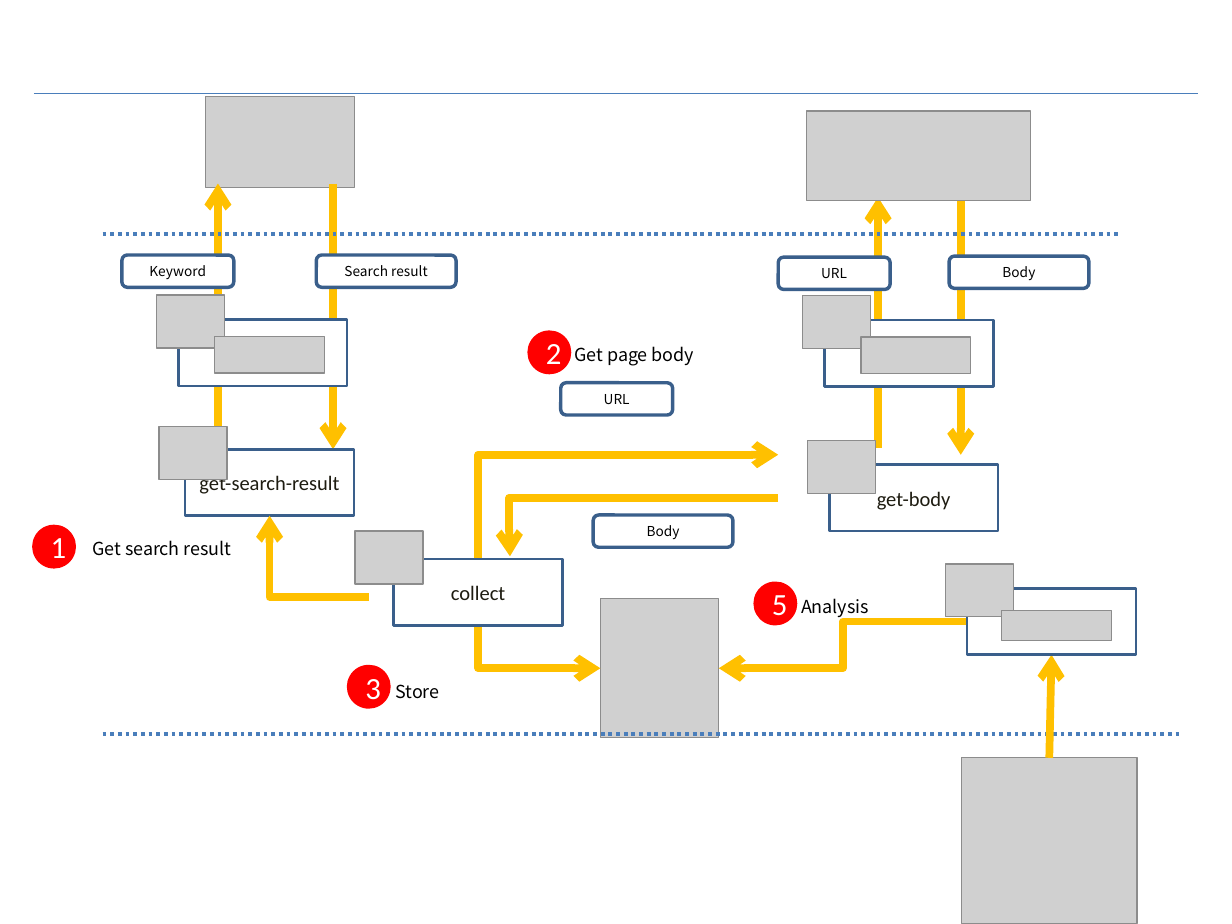
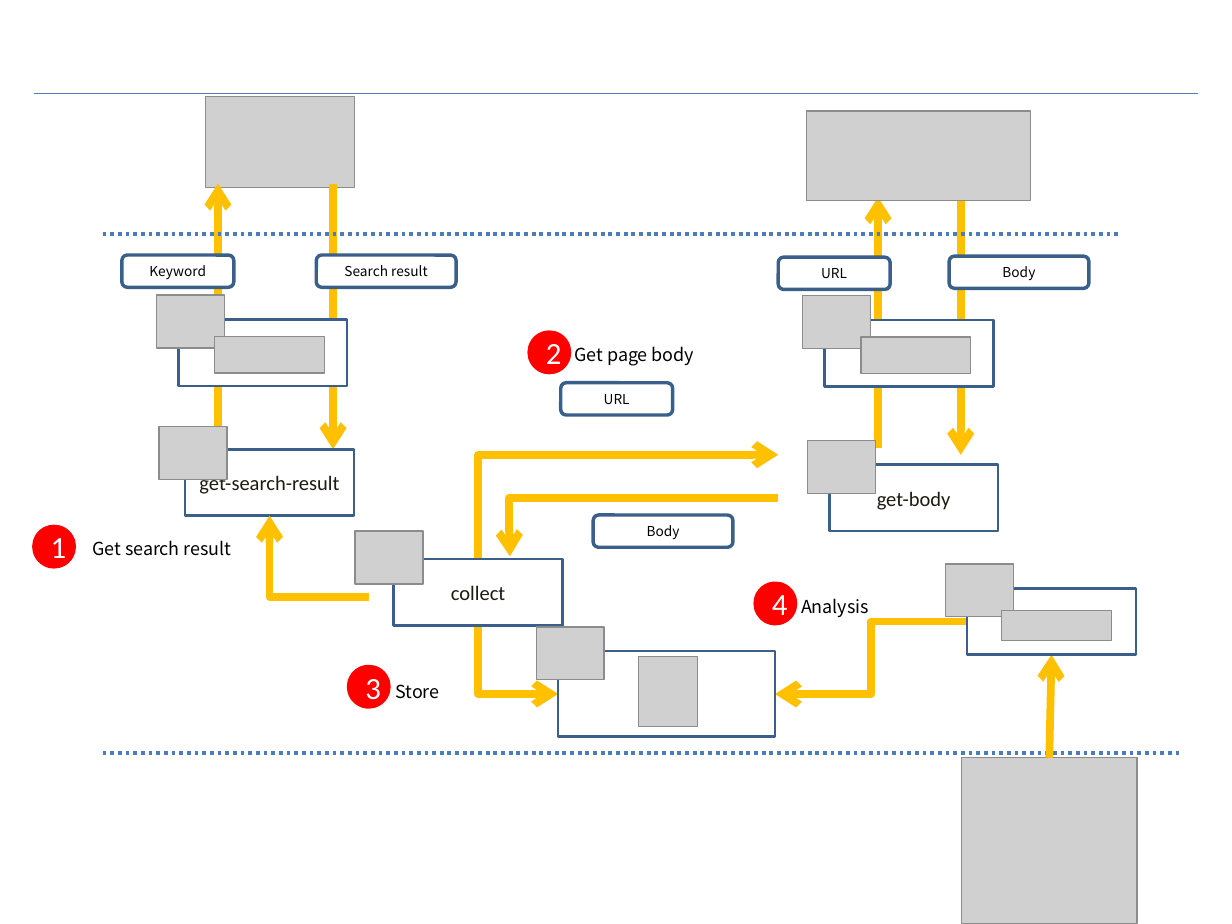
Before and after one commit to kuniiskywalker/google-hack-tool, a slide deck: slide 1 of summary.pptx. Drawn at 1232x924 pixels with LibreOffice and Linux fonts; fonts in the diff are those of the drawing; grey boxes stand for pictures. Boxes give left, top, right and bottom in pixels: in the first picture for what was removed or moved away, otherwise in the second. Text is boxed around its words. In the diff, an @@ line names an element or a change of style, - is before the commit and + after.

```diff
--- a/summary.pptx
+++ b/summary.pptx
@@ text in ellipse at (772, 595, 788, 623): text changed @@
-5
+4
@@ elbow arrow moved from (478, 626) - (600, 668) to (478, 626) - (558, 694) @@
@@ picture added at (536, 627, 604, 680) @@
@@ elbow arrow moved from (967, 622) - (718, 668) to (967, 622) - (775, 694) @@
@@ rectangle added at (558, 652, 775, 737), fill #FFFFFF, outline #3A5F8C 1.5 pt @@
@@ picture: place and size @@
-picture at (600, 599, 718, 738)
+picture at (638, 657, 697, 727)
@@ line moved from (102, 734) - (1179, 734) to (102, 753) - (1179, 753) @@
```
Also in this commit, not shown: 1 other file.
